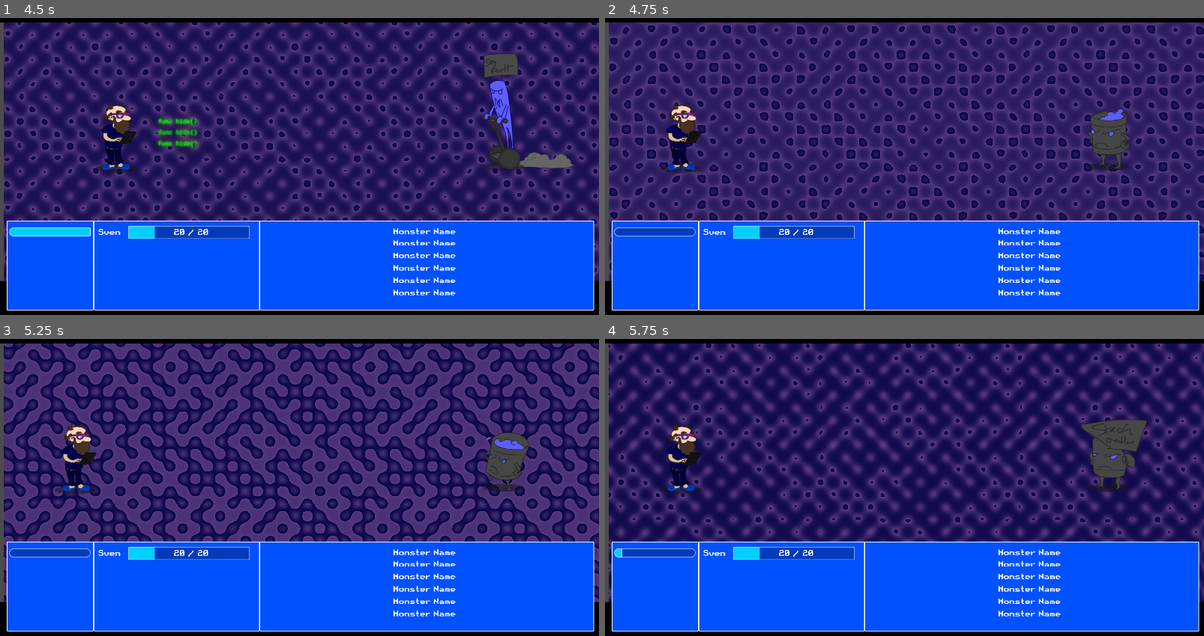
Above: before the commit, frames 1-4 (two rows, left to right).
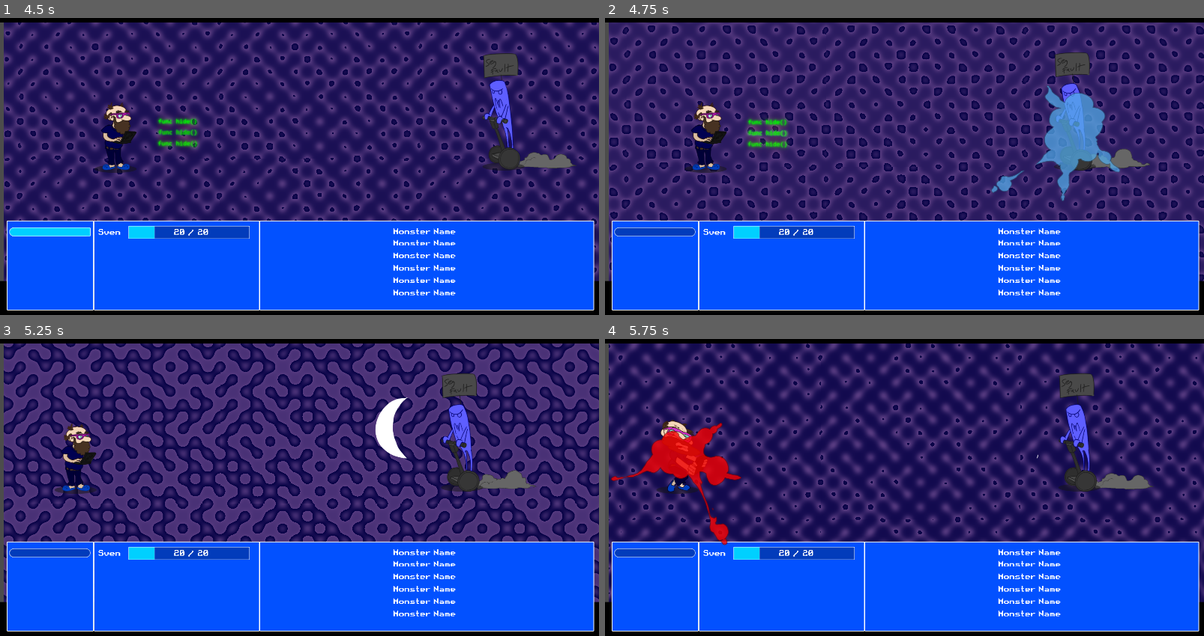
Above: after the commit, the same moments.

Repository: Alexander-Hjelm/bearded-programmer-sven
Game: Godot game, scene res://MainScene.tscn
The game is run twice, just before and just after one commit, with the same random seed, the same clock (stepped at 60 frames per second) and the same inputs.
Inputs:
- Up to frame 1 (4.5 s): hold U 0.53-1.28 s; tap H at 1.35, 2.85 s; hold U 2.03-2.78 s; click "Attack" at 3.5 s; hold U from 4.28 s (still down)
- Up to frame 2 (4.75 s): keep holding U
- Up to frame 3 (5.25 s): release U at 5.03 s; tap H at 5.1 s
- Up to frame 4 (5.75 s): no input

Frame 1 is identical in both runs. In frame 2, 6.0% of the frame differs, in the area x 9-91%, y 11-62%; in frame 3, 3.2%; in frame 4, 5.6%.

Commit message:
Wait until death animations have played when loading the next encounter

Diff:
--- a/Script/combat_manager.gd
+++ b/Script/combat_manager.gd
@@ -32,7 +32,8 @@
 func create_combat_encounter(characters_team_0: Array, characters_team_1: Array):
 	# Clear up any old character references
 	for character_node in _visual_character_representations.values():
-		character_node.queue_free()
+		if str(character_node) != "[Deleted Object]":
+			character_node.queue_free()
 	_characters_by_team[0] = []
 	_characters_by_team[1] = []
 	_visual_character_representations.clear()
--- a/Script/game_manager.gd
+++ b/Script/game_manager.gd
@@ -2,6 +2,9 @@
 
 var _tick_delta: float = 0.05
 var _tick_timer: Timer
+
+var _battle_over_wait: float = 1.0
+var _battle_over_timer: Timer
 
 var _combat_encounters: Array = [
 	[character_database.characters["Segfault"]],
@@ -27,14 +30,24 @@
 	add_child(_tick_timer)
 	_tick_timer.start(_tick_delta)
 
+	# Create the timer that enforces a wait period after the combat encounter is won/lost
+	_battle_over_timer = Timer.new()
+	_battle_over_timer.connect("timeout",self,"_on_battle_over")
+	_battle_over_timer.one_shot = true
+	add_child(_battle_over_timer)
+
+
 func _on_tick():
 	combat_manager.tick()
 	_tick_timer.start(_tick_delta)
 
 func _on_combat_win():
+	_battle_over_timer.start(_battle_over_wait)
+
+func _on_combat_fail():
+	pass
+
+func _on_battle_over():
 	var player_character: Character = character_database.characters["Bearded Programmer Sven"]
 	combat_manager.create_combat_encounter([player_character], _combat_encounters[_active_combat_encounter])
 	_active_combat_encounter = _active_combat_encounter + 1
-
-func _on_combat_fail():
-	pass
--- a/Script/item_database.gd
+++ b/Script/item_database.gd
@@ -33,7 +33,7 @@
 	# Player Weapon, default weapon for the player
 	"Player Weapon": Item.new("Player Weapon", ElementDatabase.Element.glitch,
 		[
-			Effect.new({"hp": -10.0}, true, 0)
+			Effect.new({"hp": -5.0}, true, 0)
 		],
 		Item.ItemType.EQUIPPABLE
 	),
